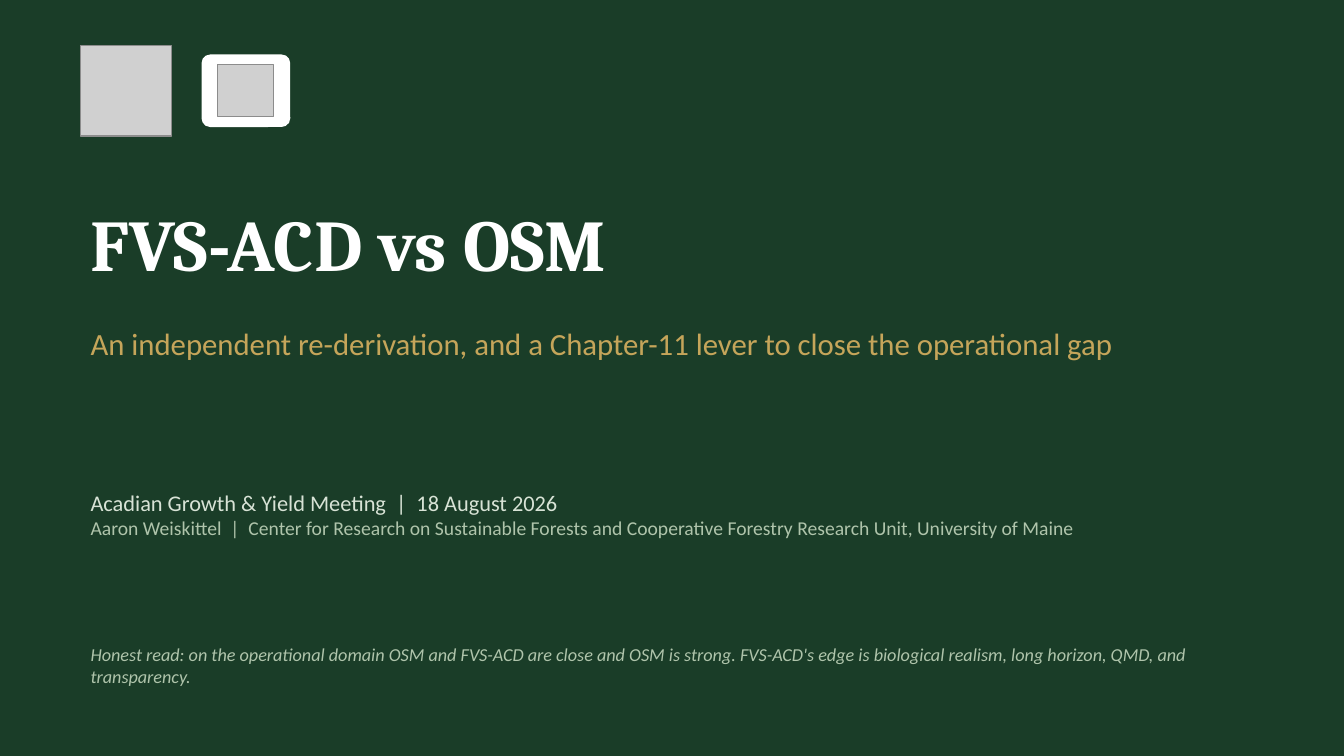
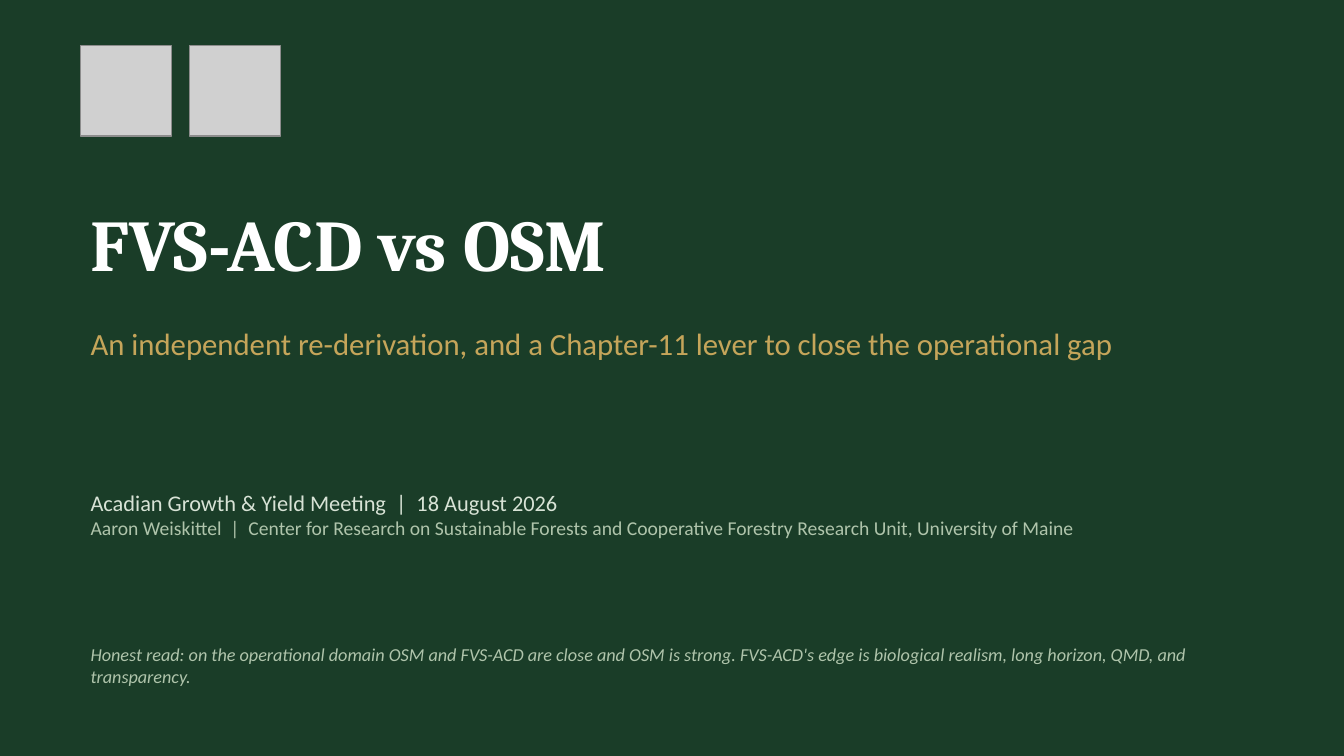
Before and after one commit to holoros/fvs-acd, a slide deck: slide 1 of FVS-ACD_Hennigar_Aug2026.pptx. Drawn at 1344x756 pixels with LibreOffice and Linux fonts; fonts in the diff are those of the drawing; grey boxes stand for pictures. Boxes give left, top, right and bottom in pixels: in the first picture for what was removed or moved away, otherwise in the second. Text is boxed around its words. In the diff, an @@ line names an element or a change of style, - is before the commit and + after.

Commit message:
Rebuild materials with new analytics + v13 update + CFRU=CRSF logo fix: report (22pp) and GTR (38pp) branded docx+pdf with %RMSE/equivalence/composite/maps/OSM-Bakuzis sections and all figures; deck expanded to 21 slides (benchmark maps, %RMSE, equivalence, composite; OSM Bakuzis; v13 status); CFRU now matched to CRSF across all three. Numbers frozen.

```diff
--- a/FVS-ACD_Hennigar_Aug2026.pptx
+++ b/FVS-ACD_Hennigar_Aug2026.pptx
@@ picture: place and size @@
-picture at bbox=[218, 65, 274, 117]
+picture at bbox=[190, 45, 280, 136]
@@ rounded rectangle removed at bbox=[202, 54, 290, 127] @@
```
Also in this commit, not shown: 4 other slides changed, 4 slides added, 10 other files.
